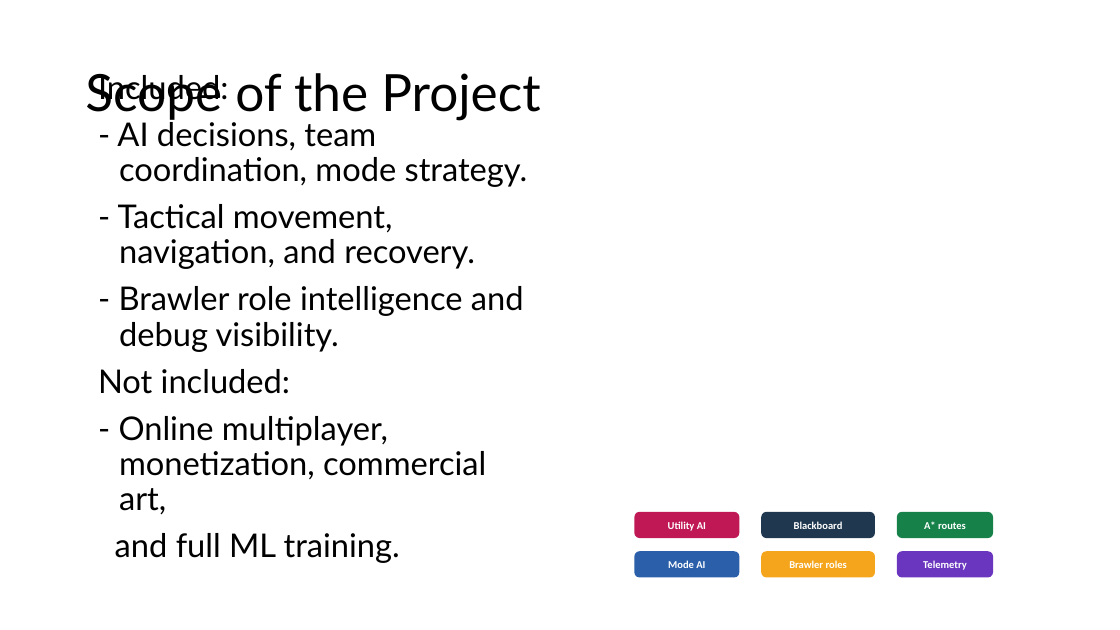
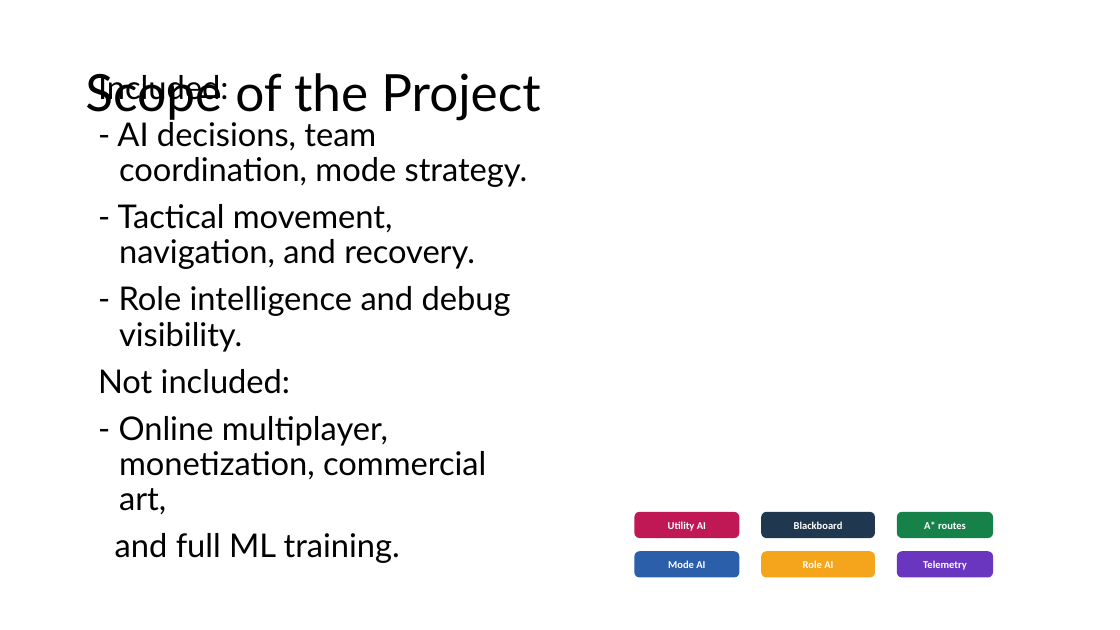
Before and after one commit to godofcoders/Csharp-HighPerf-MOBA-Core, a slide deck: slide 6 of Reports/AdvancedGameAI_FinalPresentation_AA.SC.U3BCA2307092.pptx. Drawn at 1120x630 pixels with LibreOffice and Linux fonts; fonts in the diff are those of the drawing. Boxes give left, top, right and bottom in pixels: in the first picture for what was removed or moved away, otherwise in the second. Text is boxed around its words. In the diff, an @@ line names an element or a change of style, - is before the commit and + after.

```diff
--- a/Reports/AdvancedGameAI_FinalPresentation_AA.SC.U3BCA2307092.pptx
+++ b/Reports/AdvancedGameAI_FinalPresentation_AA.SC.U3BCA2307092.pptx
@@ text at bbox=[119, 286, 511, 352]: text changed @@
-- Brawler role intelligence and debug visibility.
+- Role intelligence and debug visibility.
@@ text at bbox=[803, 560, 833, 568]: text changed @@
-Brawler roles
+Role AI
```
Also in this commit, not shown: 4 other slides changed, 5 slides added, 5 slides removed, 2 other files.
